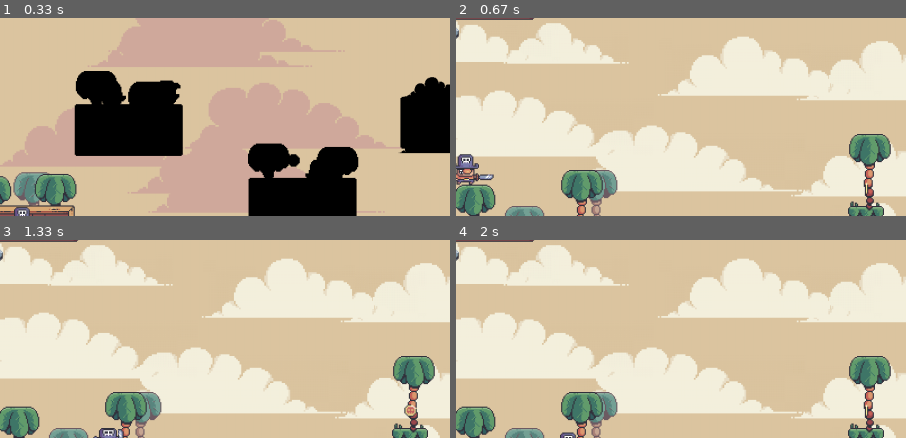
Above: before the commit, frames 1-4 (two rows, left to right).
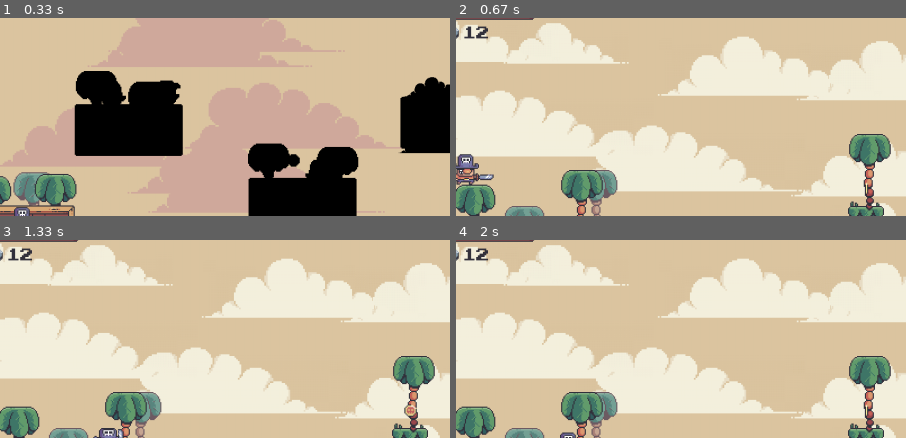
Above: after the commit, the same moments.

Repository: harryodubhghaill/pygame-platformer
Game: pygame game, started from main.py
Same seed, same stepped clock (60 frames per second), same inputs: the game is played once before the commit and once after it.
Inputs:
- Up to frame 1 (0.33 s): no input
- Up to frame 2 (0.67 s): tap Space at 0.33 s
- Up to frame 3 (1.33 s): hold D 0.67-1.13 s; hold W from 1.17 s (still down)
- Up to frame 4 (2 s): release W at 1.47 s; hold D 1.5-1.97 s
The pictures show only the part of the screen within x 4-54%, y 7-57%; the shares and areas given below are measured in that part.

Frame 1 is identical in both runs. In frame 2, 0.2% of the frame differs, in the area x 1-8%, y 4-11%; in frame 3, 0.2%; in frame 4, 0.2%.

Commit message:
display coin amount on screen

Diff:
--- a/ui.py
+++ b/ui.py
@@ -12,9 +12,13 @@
         # coins
         self.coin = pygame.image.load('./graphics/ui/coin.png')
         self.coin_rect = self.coin.get_rect(topleft = (50, 61))
+        self.font = pygame.font.Font('./graphics/ui/ARCADEPI.ttf', 30)
 
     def show_health(self, current, full):
         self.display_surface.blit(self.health_bar, (20, 10))
 
     def show_coins(self, amount):
         self.display_surface.blit(self.coin, self.coin_rect)
+        coin_amount_surf = self.font.render(str(amount), False, '#33323d')
+        coin_amount_rect = coin_amount_surf.get_rect(midleft = (self.coin_rect.right + 4, self.coin_rect.centery))
+        self.display_surface.blit(coin_amount_surf, coin_amount_rect)
